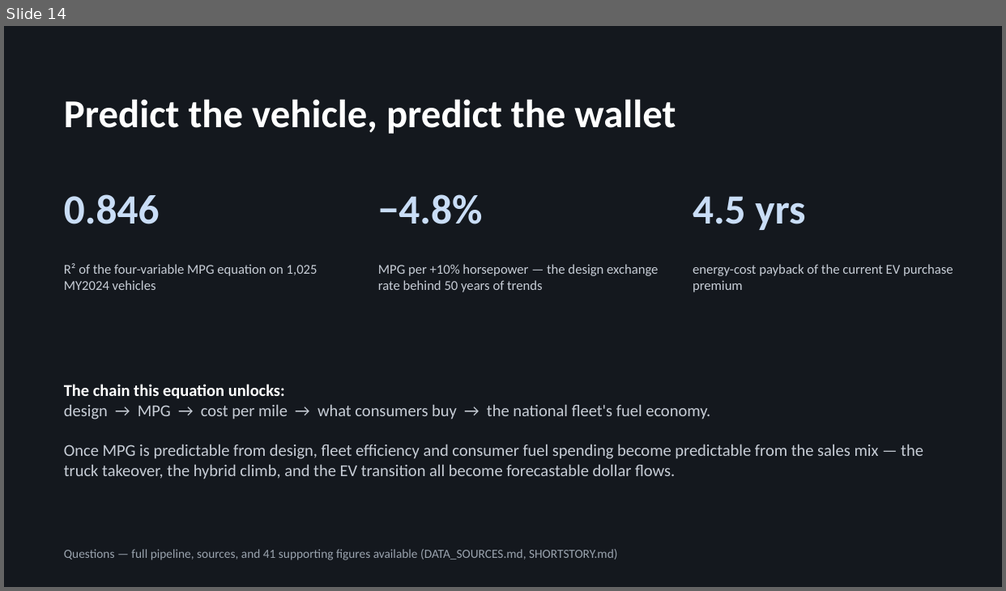
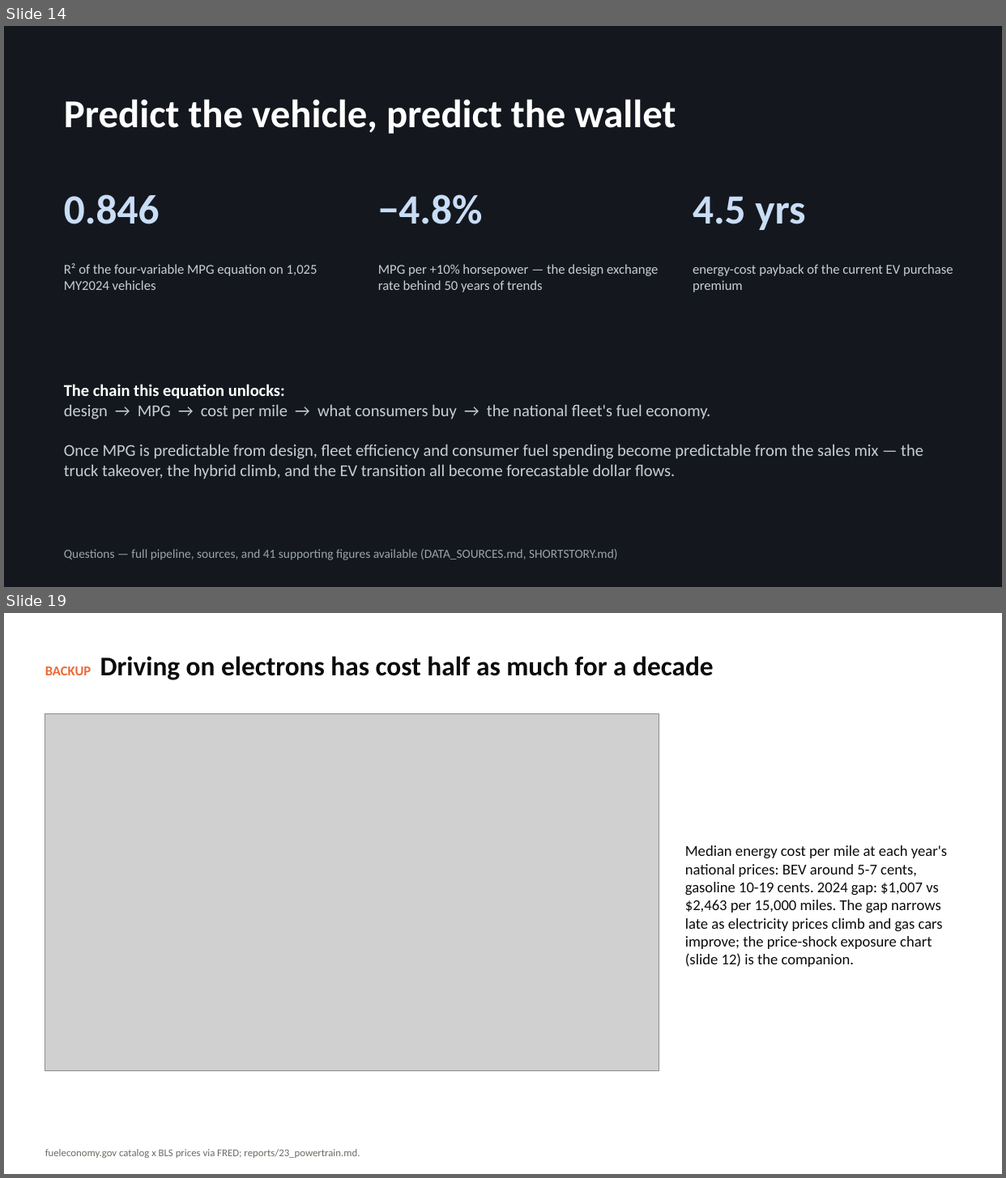
Before and after one commit to SCherwonik/OS3180, a slide deck: MPG Prediction Deck.pptx. Shown one above the other, each under a label of ours: slide 14 before the commit, slides 14 and 19 after it; the slides between them are not shown. The pictures are 1006x591 and 1006x1178 pixels, drawn with LibreOffice and Linux fonts; fonts in the diff are those of the drawing; grey boxes stand for pictures. Boxes give left, top, right and bottom in pixels: in the first picture for what was removed or moved away, otherwise in the second. Text is boxed around its words. In the diff, an @@ line names an element or a change of style, - is before the commit and + after.

```diff
--- a/MPG Prediction Deck.pptx
+++ b/MPG Prediction Deck.pptx
@@ slide 19 added at (4,613,1002,1174), background #FFFFFF @@
@@ text added at (45,656,714,680), 26 pt, text #0B0B0B, bold @@
+BACKUP Driving on electrons has cost half as much for a decade
@@ picture added at (45,714,659,1071) @@
@@ text added at (685,845,947,967), 14.5 pt, text #0B0B0B @@
+Median energy cost per mile at each year's national prices: BEV around 5-7 cents, gasoline 10-19 cents. 2024 gap: $1,007 vs $2,463 per 15,000 miles. The gap narrows late as electricity prices climb and gas cars improve; the price-shock exposure chart (slide 12) is the companion.
@@ text added at (45,1149,360,1158), 10 pt, text #6E6C66 @@
+fueleconomy.gov catalog x BLS prices via FRED; reports/23_powertrain.md.
```
Also in this commit, not shown: 5 other slides added, 7 other files.
